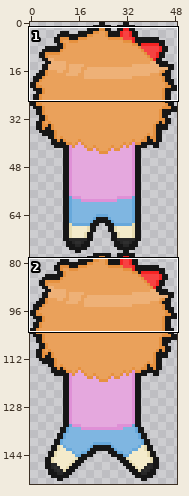
One commit to this sprite sheet: Sprites/Actors/SmolSayori/SmolSayoriWalking_Back.png. The first picture is a wide view before the edit; the outline marks the close-up.
Close-up. Old version:
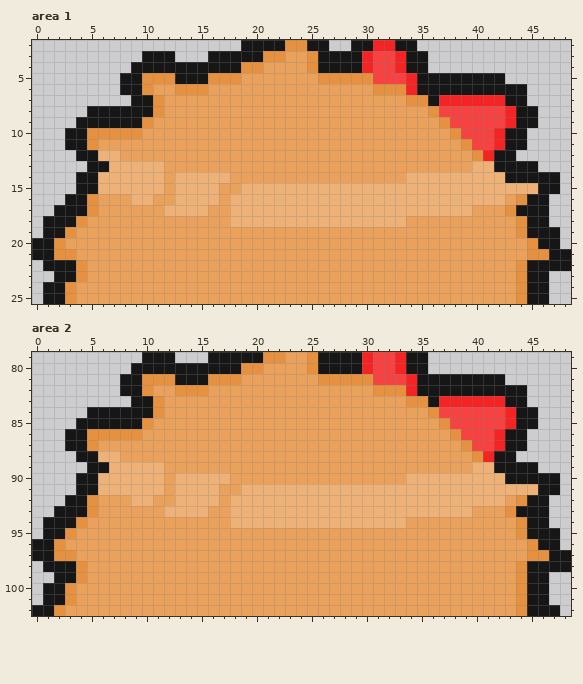
The file is 49x154 pixels. Shown: area 1: x 0..48, y 2..25; area 2: x 0..48, y 79..102.
Once edited:
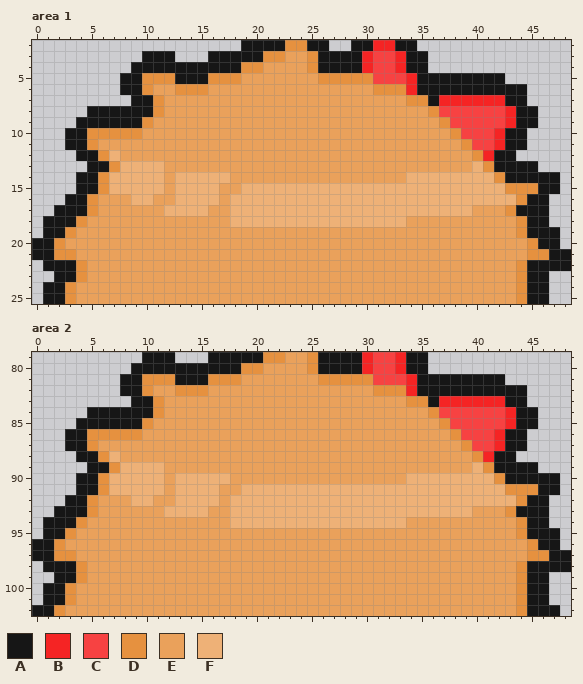
Palette (. is transparent): A #161616  B #f52424  C #f74242  D #e6913f  E #eaa15b  F #eeb177
What changed:
--- area 1
@@ x 0..48 @@
 11 ...AADEEEEEEEEEEEEEEEEEEEEEEEEEEEEEEEEEDCCBAA....
-12 ....AAFFEEEEEEEEEEEEEEEEEEEEEEEEEEEEEEEEDBAA.....
-13 .....AAFFFFFEEEEEEEEEEEEEEEEEEEEEEEEEEEEFFAAAA...
-14 ....AAFFFFFFEFFFFFEEEEEEEEEEEEEEEEFFFFFFFFFAAAAA.
-15 ....AAFFFFFFEFFFFEEFFFFFFFFFFFFFFFFFFFFFFFFFFFAA.
-16 ...AADEEEFFEEFFFFEFFFFFFFFFFFFFFFFFFFFFFFFFEDAA..
+12 ....AADFEEEEEEEEEEEEEEEEEEEEEEEEEEEEEEEEDBAA.....
+13 .....AADFFFFEEEEEEEEEEEEEEEEEEEEEEEEEEEEFDAAAA...
+14 ....AADFFFFFEFFFFFEEEEEEEEEEEEEEEEFFFFFFFFDAAAAA.
+15 ....AADFFFFFEFFFFEEFFFFFFFFFFFFFFFFFFFFFFFFDDDAA.
+16 ...AADEEEFFEEFFFFEFFFFFFFFFFFFFFFFFFFFFFFFFFDAA..
 17 ..AAADEEEEEEFFFFEEFFFFFFFFFFFFFFFFFFFFFFEEEDAAA..
--- area 2
@@ x 0..48 @@
  87 ...AADEEEEEEEEEEEEEEEEEEEEEEEEEEEEEEEEEDCCBAA....
- 88 ....AAFFEEEEEEEEEEEEEEEEEEEEEEEEEEEEEEEEDBAA.....
- 89 .....AAFFFFFEEEEEEEEEEEEEEEEEEEEEEEEEEEEFFAAAA...
- 90 ....AAFFFFFFEFFFFFEEEEEEEEEEEEEEEEFFFFFFFFFAAAAA.
- 91 ....AAFFFFFFEFFFFEEFFFFFFFFFFFFFFFFFFFFFFFFFFFAA.
- 92 ...AADEEEFFEEFFFFEFFFFFFFFFFFFFFFFFFFFFFFFFEDAA..
+ 88 ....AADFEEEEEEEEEEEEEEEEEEEEEEEEEEEEEEEEDBAA.....
+ 89 .....AADFFFFEEEEEEEEEEEEEEEEEEEEEEEEEEEEFDAAAA...
+ 90 ....AADFFFFFEFFFFFEEEEEEEEEEEEEEEEFFFFFFFFDAAAAA.
+ 91 ....AADFFFFFEFFFFEEFFFFFFFFFFFFFFFFFFFFFFFFDDDAA.
+ 92 ...AADEEEFFEEFFFFEFFFFFFFFFFFFFFFFFFFFFFFFFFDAA..
  93 ..AAADEEEEEEFFFFEEFFFFFFFFFFFFFFFFFFFFFFEEEDAAA..
